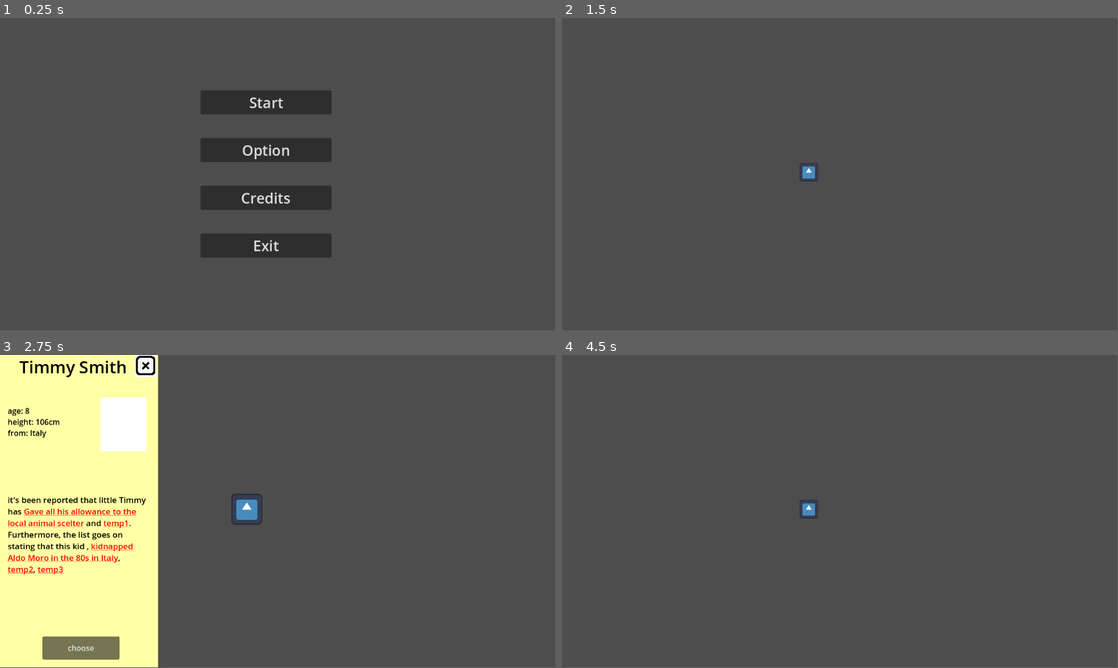
Above: before the commit, frames 1-4 (two rows, left to right).
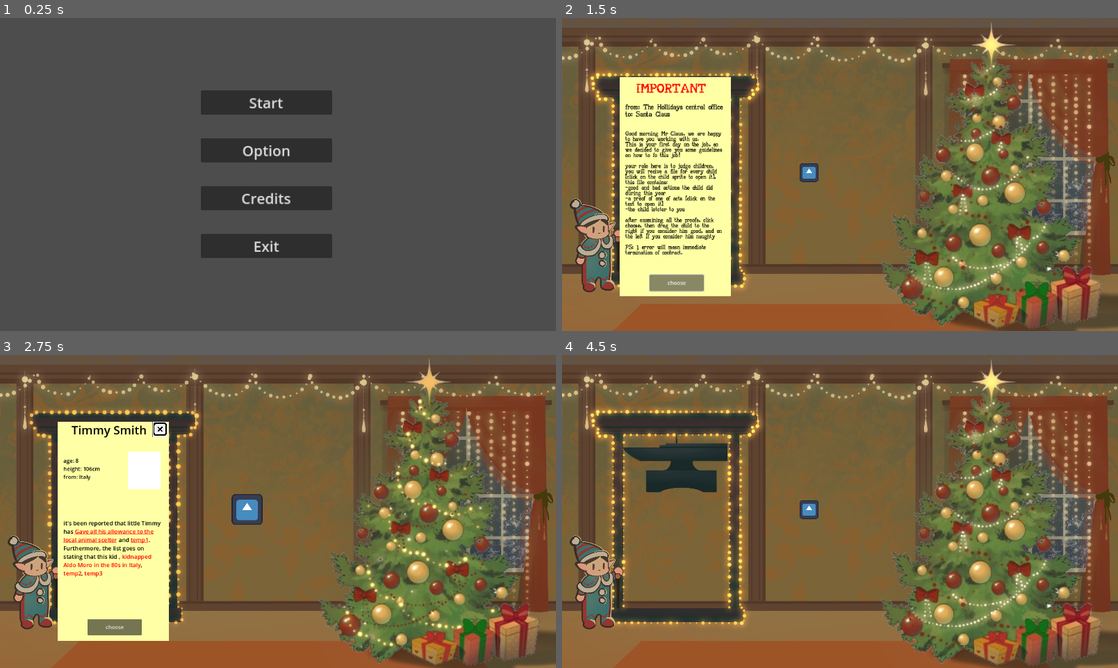
Above: after the commit, the same moments.

Repository: Zapzoop/chritmasgamejam
Game: Godot game, scene res://main_menu/mainmenu.tscn
Two runs of this game, one before a commit and one after it. Both use one fixed random seed, a clock stepped at 60 frames per second and the inputs below. The engine's default icon, where the game draws it, is replaced by a stand-in: a white triangle on a blue panel in a dark square.
Inputs (mouse positions are in pixels of both pictures, inside the frame that each line leads up to):
- Up to frame 1 (0.25 s): no input
- Up to frame 2 (1.5 s): click "Start" at 0.5 s; click "choose" at 1.25 s
- Up to frame 3 (2.75 s): move the mouse to (244, 508) at 2.02 s; press the mouse at (244, 508) at 2.03 s
- Up to frame 4 (4.5 s): release the mouse at (806, 508) at 2.75 s; click "choose" at 2.75 s; tap Enter at 3.5 s; move the mouse to (806, 508) at 3.52 s; click (806, 508) at 3.6 s; move the mouse to (895, 442) at 4.27 s; press the mouse at (895, 442) at 4.28 s
In our replay, the window is 799x449 before the commit and 800x450 after it. These sizes can differ from the game's own. Grey fills any space a smaller window leaves; there, only what the larger window draws over its background counts as a difference.

The runs differ from the first frame. In frame 1, 0.4% of the frame differs, in the area x 36-60%, y 23-77%; in frame 2, 92%; in frame 3, 85%; in frame 4, 93%, in the area x 0-100%, y 0-100%.

Commit message:
added textures

Diff:
--- /dev/null
+++ b/anvil.gd
@@ -0,0 +1,35 @@
+extends Control
+
+var anvil_things = ["destroyed a game jam",
+	"was voted 'Worst Object Ever' this year",
+	"ruined everyone's plans",
+	"was just awful for people's imaginations",
+	"brought down Christmas",
+	"removed happiness",
+	"created several teams to squabble"]
+var all = []
+
+# Called when the node enters the scene tree for the first time.
+func _ready():
+	for x in range(5):
+		var anv = anvil_things.pick_random()
+		while all.has(anv):
+			anv = anvil_things.pick_random()
+		all.append(anv)
+
+	$"paper/just untile we get the texture/Control/story".text +="has "+ "[color=red][url]"+ all[0]+ "[/url][/color]" + " and " + "[color=red][url]"+ all[1]+ "[/url][/color]" + ". Furthermore, the list goes on stating that this kid "
+	for x in range(2,5):
+		$"paper/just untile we get the texture/Control/story".text += ",[color=red] [url]"  + all[x] + "[/url][/color]"
+
+
+# Called every frame. 'delta' is the elapsed time since the previous frame.
+func _process(delta):
+	pass
+
+
+func _on_nice_pressed():
+	pass # Replace with function body.
+
+
+func _on_close_pressed():
+	pass # Replace with function body.
--- /dev/null
+++ b/assets/scenes&scripts/bg.tscn
@@ -0,0 +1,8 @@
+[gd_scene load_steps=2 format=3 uid="uid://cpqy3be4f4t8v"]
+
+[ext_resource type="Texture2D" uid="uid://bwuje4q6anm0o" path="res://assets/grafics/bg.jpeg" id="1_xackk"]
+
+[node name="bg" type="Sprite2D"]
+position = Vector2(580, 322)
+scale = Vector2(0.604167, 0.588889)
+texture = ExtResource("1_xackk")
--- a/assets/scenes&scripts/child_file.tscn
+++ b/assets/scenes&scripts/child_file.tscn
@@ -1,14 +1,55 @@
-[gd_scene load_steps=3 format=3 uid="uid://df08ijrktdbk6"]
+[gd_scene load_steps=6 format=3 uid="uid://df08ijrktdbk6"]
 
 [ext_resource type="Script" path="res://generator/generator.gd" id="1_tt4ca"]
 [ext_resource type="Texture2D" uid="uid://cbkldmjmlvhyw" path="res://assets/icons/close.jpg" id="2_fnb60"]
+
+[sub_resource type="Animation" id="Animation_plked"]
+resource_name = "open"
+tracks/0/type = "value"
+tracks/0/imported = false
+tracks/0/enabled = true
+tracks/0/path = NodePath(".:position")
+tracks/0/interp = 1
+tracks/0/loop_wrap = true
+tracks/0/keys = {
+"times": PackedFloat32Array(0, 0.4, 0.7, 1),
+"transitions": PackedFloat32Array(1, 1, 1, 1),
+"update": 0,
+"values": [Vector2(120, 664), Vector2(120, 200), Vector2(120, 130), Vector2(120, 90)]
+}
+
+[sub_resource type="Animation" id="Animation_xboi3"]
+resource_name = "close"
+tracks/0/type = "value"
+tracks/0/imported = false
+tracks/0/enabled = true
+tracks/0/path = NodePath(".:position")
+tracks/0/interp = 1
+tracks/0/loop_wrap = true
+tracks/0/keys = {
+"times": PackedFloat32Array(0, 0.2, 0.5, 0.9),
+"transitions": PackedFloat32Array(1, 1, 1, 1),
+"update": 0,
+"values": [Vector2(120, 90), Vector2(120, 130), Vector2(120, 200), Vector2(120, 664)]
+}
+
+[sub_resource type="AnimationLibrary" id="AnimationLibrary_xxlrj"]
+_data = {
+"close": SubResource("Animation_xboi3"),
+"open": SubResource("Animation_plked")
+}
 
 [node name="Control" type="Control"]
 top_level = true
 layout_mode = 3
 anchor_right = 0.291667
 anchor_bottom = 1.0
+offset_left = 120.0
+offset_top = 664.0
+offset_right = 120.0
+offset_bottom = 664.0
 grow_vertical = 2
+scale = Vector2(0.7, 0.7)
 script = ExtResource("1_tt4ca")
 metadata/_edit_use_anchors_ = true
 
@@ -107,6 +148,11 @@
 anchor_bottom = 200.0
 metadata/_edit_use_anchors_ = true
 
+[node name="anim" type="AnimationPlayer" parent="."]
+libraries = {
+"": SubResource("AnimationLibrary_xxlrj")
+}
+
 [connection signal="meta_clicked" from="paper/just untile we get the texture/Control/story" to="." method="_on_story_meta_clicked"]
 [connection signal="pressed" from="paper/just untile we get the texture/Control/Nice" to="." method="_on_nice_pressed"]
 [connection signal="pressed" from="paper/just untile we get the texture/Control/Close" to="." method="_on_close_pressed"]
--- a/assets/scenes&scripts/tutorial.tscn
+++ b/assets/scenes&scripts/tutorial.tscn
@@ -8,12 +8,55 @@
 default_font = ExtResource("2_aqwty")
 default_font_size = 28
 
+[sub_resource type="Animation" id="Animation_plked"]
+resource_name = "open"
+tracks/0/type = "value"
+tracks/0/imported = false
+tracks/0/enabled = true
+tracks/0/path = NodePath(".:position")
+tracks/0/interp = 1
+tracks/0/loop_wrap = true
+tracks/0/keys = {
+"times": PackedFloat32Array(0, 0.4, 0.7, 1),
+"transitions": PackedFloat32Array(1, 1, 1, 1),
+"update": 0,
+"values": [Vector2(120, 664), Vector2(120, 200), Vector2(120, 130), Vector2(120, 90)]
+}
+
+[sub_resource type="Animation" id="Animation_xboi3"]
+resource_name = "close"
+tracks/0/type = "value"
+tracks/0/imported = false
+tracks/0/enabled = true
+tracks/0/path = NodePath(".:position")
+tracks/0/interp = 1
+tracks/0/loop_wrap = true
+tracks/0/keys = {
+"times": PackedFloat32Array(0, 0.2, 0.5, 0.9),
+"transitions": PackedFloat32Array(1, 1, 1, 1),
+"update": 0,
+"values": [Vector2(120, 90), Vector2(120, 130), Vector2(120, 200), Vector2(120, 664)]
+}
+
+[sub_resource type="AnimationLibrary" id="AnimationLibrary_xxlrj"]
+_data = {
+"close": SubResource("Animation_xboi3"),
+"open": SubResource("Animation_plked")
+}
+
 [node name="tutorial" type="Control"]
 top_level = true
 layout_mode = 3
-anchor_right = 0.291667
-anchor_bottom = 1.0
+anchor_left = -0.0348889
+anchor_top = 1.11111
+anchor_right = 0.289063
+anchor_bottom = 3.08822
+offset_left = 160.192
+offset_top = -630.0
+offset_right = 112.0
+offset_bottom = -1305.17
 grow_vertical = 2
+scale = Vector2(0.7, 0.7)
 script = ExtResource("1_ngq68")
 metadata/_edit_use_anchors_ = true
 
@@ -70,12 +113,12 @@
 layout_mode = 1
 anchors_preset = -1
 anchor_left = 0.0487805
-anchor_top = 0.209877
+anchor_top = 0.246914
 anchor_right = 0.951219
-anchor_bottom = 0.888889
+anchor_bottom = 0.925926
 theme = ExtResource("3_2j0yg")
 theme_override_colors/default_color = Color(0, 0, 0, 1)
-theme_override_font_sizes/normal_font_size = 17
+theme_override_font_sizes/normal_font_size = 16
 bbcode_enabled = true
 text = "Good morning Mr Claus, we are happy to have you working with us.
 This is your first day on the job, so we decided to give you some guidelines on how to fo this job!
@@ -100,4 +143,11 @@
 text = "choose"
 metadata/_edit_use_anchors_ = true
 
+[node name="anim" type="AnimationPlayer" parent="."]
+libraries = {
+"": SubResource("AnimationLibrary_xxlrj")
+}
+autoplay = "open"
+
 [connection signal="pressed" from="paper/just untile we get the texture/Control/Nice" to="." method="_on_nice_pressed"]
+[connection signal="animation_finished" from="anim" to="." method="_on_anim_animation_finished"]
--- a/character/anvil/anvil.gd
+++ b/character/anvil/anvil.gd
@@ -38,7 +38,7 @@
 			var tween = get_tree().create_tween()
 			if is_inside_dropable:
 				tween.tween_property(self,"global_position",body_ref.position,0.2).set_ease(Tween.EASE_OUT)
-				if ((self.child_score > 0) and (self.global_position.x > $/root/Level/center.global_position.x)) or ((self.child_score < 0) and (self.global_position.x < $/root/Level/center.global_position.x)):
+				if ((self.child_score > 0) and (self.global_position.x < $/root/Level/center.global_position.x)) or ((self.child_score < 0) and (self.global_position.x < $/root/Level/center.global_position.x)):
 					self.free()
 					print("right")
 					Global.score += 5
--- /dev/null
+++ b/character/anvil/anvil_file.tscn
@@ -0,0 +1,161 @@
+[gd_scene load_steps=7 format=3 uid="uid://bl7y0evi5127l"]
+
+[ext_resource type="Script" path="res://anvil.gd" id="1_patcr"]
+[ext_resource type="Theme" uid="uid://cuevdh5m46808" path="res://assets/fonts/normal.tres" id="2_cpgnb"]
+[ext_resource type="Texture2D" uid="uid://cbkldmjmlvhyw" path="res://assets/icons/close.jpg" id="3_ny1pj"]
+
+[sub_resource type="Animation" id="Animation_plked"]
+resource_name = "open"
+tracks/0/type = "value"
+tracks/0/imported = false
+tracks/0/enabled = true
+tracks/0/path = NodePath(".:position")
+tracks/0/interp = 1
+tracks/0/loop_wrap = true
+tracks/0/keys = {
+"times": PackedFloat32Array(0, 0.4, 0.7, 1),
+"transitions": PackedFloat32Array(1, 1, 1, 1),
+"update": 0,
+"values": [Vector2(120, 664), Vector2(120, 200), Vector2(120, 130), Vector2(120, 90)]
+}
+
+[sub_resource type="Animation" id="Animation_xboi3"]
+resource_name = "close"
+tracks/0/type = "value"
+tracks/0/imported = false
+tracks/0/enabled = true
+tracks/0/path = NodePath(".:position")
+tracks/0/interp = 1
+tracks/0/loop_wrap = true
+tracks/0/keys = {
+"times": PackedFloat32Array(0, 0.2, 0.5, 0.9),
+"transitions": PackedFloat32Array(1, 1, 1, 1),
+"update": 0,
+"values": [Vector2(120, 90), Vector2(120, 130), Vector2(120, 200), Vector2(120, 664)]
+}
+
+[sub_resource type="AnimationLibrary" id="AnimationLibrary_xxlrj"]
+_data = {
+"close": SubResource("Animation_xboi3"),
+"open": SubResource("Animation_plked")
+}
+
+[node name="anvil_file" type="Control"]
+top_level = true
+layout_mode = 3
+anchor_right = 0.167
+anchor_bottom = 0.6
+offset_left = 120.0
+offset_top = 664.0
+offset_right = 260.616
+offset_bottom = 923.2
+grow_vertical = 2
+scale = Vector2(0.7, 0.7)
+script = ExtResource("1_patcr")
+metadata/_edit_use_anchors_ = true
+
+[node name="drawing" type="Sprite2D" parent="."]
+position = Vector2(520, 176)
+scale = Vector2(0.3, 0.3)
+
+[node name="paper" type="Sprite2D" parent="."]
+
+[node name="just untile we get the texture" type="ColorRect" parent="paper"]
+anchors_preset = -1
+anchor_right = 328.0
+anchor_bottom = 648.0
+grow_vertical = 2
+size_flags_vertical = 3
+color = Color(1, 1, 0.647059, 1)
+metadata/_edit_use_anchors_ = true
+
+[node name="Control" type="Control" parent="paper/just untile we get the texture"]
+layout_mode = 1
+anchors_preset = 15
+anchor_right = 1.0
+anchor_bottom = 1.0
+grow_horizontal = 2
+grow_vertical = 2
+metadata/_edit_use_anchors_ = true
+
+[node name="name" type="RichTextLabel" parent="paper/just untile we get the texture/Control"]
+layout_mode = 1
+anchors_preset = -1
+anchor_left = 0.121951
+anchor_right = 0.853659
+anchor_bottom = 0.0864198
+theme_override_colors/default_color = Color(0, 0, 0, 1)
+theme_override_font_sizes/normal_font_size = 35
+text = "             anvil"
+scroll_active = false
+metadata/_edit_use_anchors_ = true
+
+[node name="data" type="RichTextLabel" parent="paper/just untile we get the texture/Control"]
+layout_mode = 1
+anchors_preset = -1
+anchor_left = 0.0487805
+anchor_top = 0.160494
+anchor_right = 1.0
+anchor_bottom = 1.0
+theme = ExtResource("2_cpgnb")
+theme_override_colors/default_color = Color(0, 0, 0, 1)
+text = "age: 0
+from: hell
+height: 1m
+ocupation: party killer
+"
+metadata/_edit_use_anchors_ = true
+
+[node name="story" type="RichTextLabel" parent="paper/just untile we get the texture/Control"]
+layout_mode = 1
+anchors_preset = -1
+anchor_left = 0.0487805
+anchor_top = 0.444444
+anchor_right = 0.951219
+anchor_bottom = 0.82716
+theme = ExtResource("2_cpgnb")
+theme_override_colors/default_color = Color(0, 0, 0, 1)
+theme_override_font_sizes/normal_font_size = 17
+bbcode_enabled = true
+metadata/_edit_use_anchors_ = true
+
+[node name="Nice" type="Button" parent="paper/just untile we get the texture/Control"]
+layout_mode = 1
+anchors_preset = -1
+anchor_left = 0.268293
+anchor_top = 0.901235
+anchor_right = 0.756098
+anchor_bottom = 0.975309
+text = "choose"
+metadata/_edit_use_anchors_ = true
+
+[node name="Close" type="Button" parent="paper/just untile we get the texture/Control"]
+layout_mode = 1
+anchors_preset = -1
+anchor_left = 0.853659
+anchor_right = 0.989021
+anchor_bottom = 0.071605
+offset_right = 843.601
+offset_bottom = 881.6
+scale = Vector2(0.05, 0.05)
+icon = ExtResource("3_ny1pj")
+metadata/_edit_use_anchors_ = true
+
+[node name="Sprite2D" type="Sprite2D" parent="paper"]
+
+[node name="temporary" type="ColorRect" parent="paper/Sprite2D"]
+anchors_preset = -1
+anchor_left = 208.0
+anchor_top = 88.0
+anchor_right = 304.0
+anchor_bottom = 200.0
+metadata/_edit_use_anchors_ = true
+
+[node name="anim" type="AnimationPlayer" parent="."]
+libraries = {
+"": SubResource("AnimationLibrary_xxlrj")
+}
+
+[connection signal="meta_clicked" from="paper/just untile we get the texture/Control/story" to="." method="_on_story_meta_clicked"]
+[connection signal="pressed" from="paper/just untile we get the texture/Control/Nice" to="." method="_on_nice_pressed"]
+[connection signal="pressed" from="paper/just untile we get the texture/Control/Close" to="." method="_on_close_pressed"]
--- a/character/child/child.gd
+++ b/character/child/child.gd
@@ -18,6 +18,7 @@
 var loose = preload("res://assets/scenes&scripts/loose.tscn")
 
 @onready var report = $paper
+@onready var anim = $paper/anim
 
 func _ready():
 	report.parent = self
@@ -26,6 +27,7 @@
 func _process(delta):
 	if Input.is_action_just_pressed("click") and !verdictdone and can_show and is_first:
 		report.visible = true
+		anim.play("open")
 		report.makerestinvisible()
 	if can_drag and draggable:
 		if Input.is_action_just_pressed("click"):
--- a/character/child/child.tscn
+++ b/character/child/child.tscn
@@ -163,7 +163,11 @@
 
 [node name="paper" parent="." instance=ExtResource("3_few6r")]
 visible = false
-metadata/local = SubResource("GDScript_i61qd")
+offset_left = 80.0
+offset_top = 64.0
+offset_right = 80.0
+offset_bottom = 64.0
+metadata/local = SubResource("GDScript_gr6c2")
 
 [connection signal="mouse_entered" from="." to="." method="_on_mouse_entered"]
 [connection signal="mouse_exited" from="." to="." method="_on_mouse_exited"]
--- a/mainlevel/level.tscn
+++ b/mainlevel/level.tscn
@@ -1,18 +1,54 @@
-[gd_scene load_steps=5 format=3 uid="uid://vuqfwpbiwr2m"]
+[gd_scene load_steps=12 format=3 uid="uid://vuqfwpbiwr2m"]
 
 [ext_resource type="Script" path="res://mainlevel/level.gd" id="1_xguva"]
 [ext_resource type="PackedScene" uid="uid://crd2ohkb3lewo" path="res://assets/scenes&scripts/tutorial.tscn" id="2_prt3w"]
+[ext_resource type="Texture2D" uid="uid://bwuje4q6anm0o" path="res://assets/grafics/bg.jpeg" id="3_2apgr"]
+[ext_resource type="Texture2D" uid="uid://qyxh1k8jjnwg" path="res://assets/grafics/tree/TreeIdle.png" id="3_ifg0a"]
+[ext_resource type="Texture2D" uid="uid://yei4th02xx80" path="res://assets/grafics/tree/treeIdle (2).png" id="4_bw8dr"]
+[ext_resource type="Texture2D" uid="uid://8yrk6p4wbuck" path="res://assets/grafics/anvill/anvilIDLE1.png" id="5_423j7"]
+[ext_resource type="Texture2D" uid="uid://ea6ocanfdiqf" path="res://assets/grafics/anvill/anvilIDLE2.png" id="6_hbgdg"]
 
 [sub_resource type="RectangleShape2D" id="RectangleShape2D_41rdw"]
-size = Vector2(170, 154)
+size = Vector2(429, 616)
+
+[sub_resource type="SpriteFrames" id="SpriteFrames_yyth6"]
+animations = [{
+"frames": [{
+"duration": 1.0,
+"texture": ExtResource("3_ifg0a")
+}, {
+"duration": 1.0,
+"texture": ExtResource("4_bw8dr")
+}],
+"loop": true,
+"name": &"idle",
+"speed": 2.0
+}]
 
 [sub_resource type="RectangleShape2D" id="RectangleShape2D_2upqx"]
-size = Vector2(170, 146)
+size = Vector2(344, 432)
+
+[sub_resource type="SpriteFrames" id="SpriteFrames_im6h1"]
+animations = [{
+"frames": [{
+"duration": 1.0,
+"texture": ExtResource("5_423j7")
+}, {
+"duration": 1.0,
+"texture": ExtResource("6_hbgdg")
+}],
+"loop": true,
+"name": &"idle",
+"speed": 2.0
+}]
 
 [node name="Level" type="Node2D"]
 script = ExtResource("1_xguva")
 
-[node name="report" type="Node2D" parent="."]
+[node name="Bg" type="Sprite2D" parent="."]
+position = Vector2(576, 322)
+scale = Vector2(0.6, 0.603704)
+texture = ExtResource("3_2apgr")
 
 [node name="Pos1" type="Node2D" parent="."]
 position = Vector2(512, 320)
@@ -30,20 +66,42 @@
 position = Vector2(512, 864)
 
 [node name="presents" type="StaticBody2D" parent="." groups=["dropable"]]
-modulate = Color(0, 1, 0, 1)
 position = Vector2(1016, 272)
 
 [node name="CollisionShape2D" type="CollisionShape2D" parent="presents"]
+visible = false
+position = Vector2(-129.5, 52)
 shape = SubResource("RectangleShape2D_41rdw")
 
+[node name="tree" type="AnimatedSprite2D" parent="presents"]
+position = Vector2(-441.5, 49.75)
+scale = Vector2(1.72523, 1.716)
+sprite_frames = SubResource("SpriteFrames_yyth6")
+animation = &"idle"
+autoplay = "idle"
+
 [node name="gullotine" type="StaticBody2D" parent="." groups=["dropable"]]
-modulate = Color(1, 0, 0, 1)
 position = Vector2(216, 264)
 
 [node name="CollisionShape2D" type="CollisionShape2D" parent="gullotine"]
+visible = false
+position = Vector2(20, 72)
 shape = SubResource("RectangleShape2D_2upqx")
+
+[node name="anvill" type="AnimatedSprite2D" parent="gullotine"]
+position = Vector2(360, 60)
+scale = Vector2(0.6, 0.6)
+sprite_frames = SubResource("SpriteFrames_im6h1")
+animation = &"idle"
+autoplay = "idle"
 
 [node name="center" type="Node2D" parent="."]
 position = Vector2(608, 296)
 
-[node name="tutorial" parent="." instance=ExtResource("2_prt3w")]
+[node name="report" type="Node2D" parent="."]
+position = Vector2(120, 144)
+
+[node name="tutorial" parent="report" instance=ExtResource("2_prt3w")]
+offset_top = -72.0001
+offset_right = 40.192
+offset_bottom = -72.0
--- a/project.godot
+++ b/project.godot
@@ -20,6 +20,12 @@
 Global="*res://global/global.gd"
 base="*res://assets/sound/base.tscn"
 
+[display]
+
+window/size/mode=3
+window/stretch/mode="canvas_items"
+window/stretch/aspect="ignore"
+
 [input]
 
 click={
--- a/tutorial.gd
+++ b/tutorial.gd
@@ -12,4 +12,10 @@
 
 
 func _on_nice_pressed():
-	get_parent().remove_child(self)
+	$anim.play("close")
+
+
+
+func _on_anim_animation_finished(anim_name):
+	if anim_name == "close":
+		get_parent().remove_child(self)
Not shown, removed: assets/IMG_7376.jpeg.import
Binary file removed: assets/IMG_7377.jpeg
Not shown, removed: assets/IMG_7377.jpeg.import
Binary file removed: assets/IMG_7378.jpeg
Not shown, removed: assets/IMG_7378.jpeg.import
Not shown, removed: assets/IMG_7387.png.import
Not shown, removed: assets/IMG_7388.png.import
Not shown, removed: assets/IMG_7389.png.import
Not shown, removed: assets/IMG_7390.png.import
Not shown, removed: assets/IMG_7391.png.import
Not shown, removed: assets/IMG_7392.png.import
Not shown, removed: assets/IMG_7393.png.import
(and 34 more such lines)
